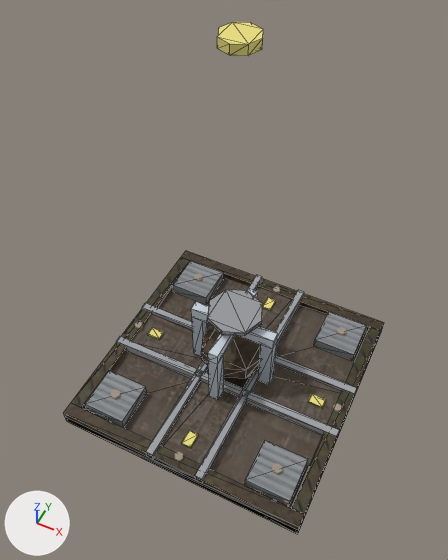
One commit to the glTF model buildings/junction/models/junction.glb: the scene before it, then after it.
Before and after are seen from a camera (50 mm lens) standing at (0.312, -0.665, 1.123) and looking at (0.0, -0.042, 0.344). The lights are fixed; the arrows at lower left show +X, +Y and +Z. The picture after the commit comes second. Mesh edges are drawn as thin lines on the coarser meshes. Where no turn or scale is listed for an object, it has been applied to the vertices. Vertices at exactly the same position are counted once.

The first picture shows 'ArchCap', 'BasePlatform', 'CenterHub', 'CornerPlate_0', 'CornerPlate_1', 'HubCap', 'PlatformEdge_0', 'PlatformEdge_1', 'PlatformEdge_2', 'PlatformEdge_3', 'TrackEW_Base', 'TrackEW_Rail_0', 'TrackNS_Base' and 22 more.
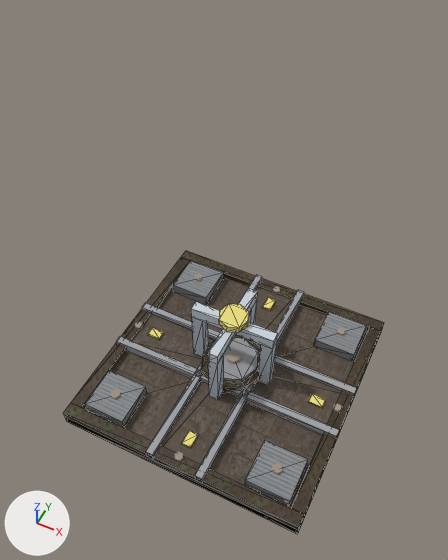
The newer file is also rescaled (x4.0) as a whole; pictures and numbers use the older file's frame.

The change, as a diff of the scene's bpy script:
```diff
--- a/buildings/junction/models/junction.glb.py
+++ b/buildings/junction/models/junction.glb.py
@@ mat_ph_metal_plate_003 @@
 n12 = _N.new('ShaderNodeMapping'); n12.name = 'Mapping.002'
-n12.inputs[3].default_value = (0.9, 0.9, 1.0)  # 'Scale'
+n12.inputs[3].default_value = (1.8, 1.8, 1.0)  # 'Scale'
 n13 = _N.new('ShaderNodeUVMap'); n13.name = 'UV Map.002'
@@ mat_ph_metal_plate_004 @@
 n3 = _N.new('ShaderNodeMapping'); n3.name = 'Mapping'
-n3.inputs[3].default_value = (0.9, 0.9, 1.0)  # 'Scale'
+n3.inputs[3].default_value = (1.8, 1.8, 1.0)  # 'Scale'
 n4 = _N.new('ShaderNodeUVMap'); n4.name = 'UV Map'
@@ mat_ph_metal_plate_004 @@
 n8 = _N.new('ShaderNodeMapping'); n8.name = 'Mapping.001'
-n8.inputs[3].default_value = (0.9, 0.9, 1.0)  # 'Scale'
+n8.inputs[3].default_value = (1.8, 1.8, 1.0)  # 'Scale'
 n9 = _N.new('ShaderNodeUVMap'); n9.name = 'UV Map.001'
@@ mat_ph_metal_plate_004 @@
 n12 = _N.new('ShaderNodeMapping'); n12.name = 'Mapping.002'
-n12.inputs[3].default_value = (0.9, 0.9, 1.0)  # 'Scale'
+n12.inputs[3].default_value = (1.8, 1.8, 1.0)  # 'Scale'
 n13 = _N.new('ShaderNodeUVMap'); n13.name = 'UV Map.002'
@@ mat_ph_metal_plate_02_001 @@
 mat_ph_metal_plate_02_001 = bpy.data.materials.new('PH_metal_plate_02.001')
-# nodes: BsdfPrincipled, Math, NormalMap, OutputMaterial, SeparateColor, TexImage x3
+# nodes: BsdfPrincipled, Mapping x3, Math, NormalMap, OutputMaterial, SeparateColor, TexImage x3, UVMap x3
 # uses the picture img_metal_plate_02_diff_1k
@@ mat_ph_metal_plate_02_002 @@
 mat_ph_metal_plate_02_002 = bpy.data.materials.new('PH_metal_plate_02.002')
-# nodes: BsdfPrincipled, Math, NormalMap, OutputMaterial, SeparateColor, TexImage x3
+# nodes: BsdfPrincipled, Mapping x3, Math, NormalMap, OutputMaterial, SeparateColor, TexImage x3, UVMap x3
 # uses the picture img_metal_plate_02_diff_1k
@@ me_cylinder_002 @@
 # used by ob_archcap; location = (0.0, 0.004, 0.74)
-me_cylinder_002.from_pydata(...)  # 16 vertices, 28 faces; spans x -0.03..0.03, y -0.03..0.03, z 0.0..0.015
+me_cylinder_002.from_pydata(...)  # 16 vertices, 28 faces; spans x -0.03..0.03, y -0.0326..0.0274, z -0.555..-0.54
+# me_cylinder_002 part 1: the whole mesh is moved by (0.0, -0.0026, -0.555)
 me_cylinder_002.materials.append(mat_boxmat_005)
@@ me_cylinder @@
 # used by ob_centerhub; location = (0.0, 0.006, 0.08)
-me_cylinder.from_pydata(...)  # 16 vertices, 28 faces; spans x -0.07..0.07, y -0.07..0.07, z 0.0..0.03
+me_cylinder.from_pydata(...)  # 16 vertices, 28 faces; spans x -0.07..0.07, y -0.0742..0.0658, z -0.06..-0.03
+# me_cylinder part 2: the whole mesh is moved by (0.0, -0.0042, -0.06)
 me_cylinder.materials.append(mat_ph_metal_plate)
@@ me_cylinder_001 @@
 # used by ob_hubcap; location = (0.0, 0.006, 0.2)
-me_cylinder_001.from_pydata(...)  # 16 vertices, 28 faces; spans x -0.055..0.055, y -0.055..0.055, z 0.0..0.01
+me_cylinder_001.from_pydata(...)  # 16 vertices, 28 faces; spans x -0.055..0.055, y -0.0592..0.0508, z -0.15..-0.14
+# me_cylinder_001 part 3: the whole mesh is moved by (0.0, -0.0042, -0.15)
 me_cylinder_001.materials.append(mat_cylindermat_001)
```

Boxes (x1, y1, x2, y2) around the edits, measured in the pictures (448 x 560 px):
'HubCap', moved: before (207, 290, 262, 336); after (210, 338, 258, 382)
'CenterHub', moved: before (201, 325, 261, 378); after (201, 336, 261, 392)
'ArchCap', moved: before (217, 22, 263, 56); after (219, 304, 249, 332)
